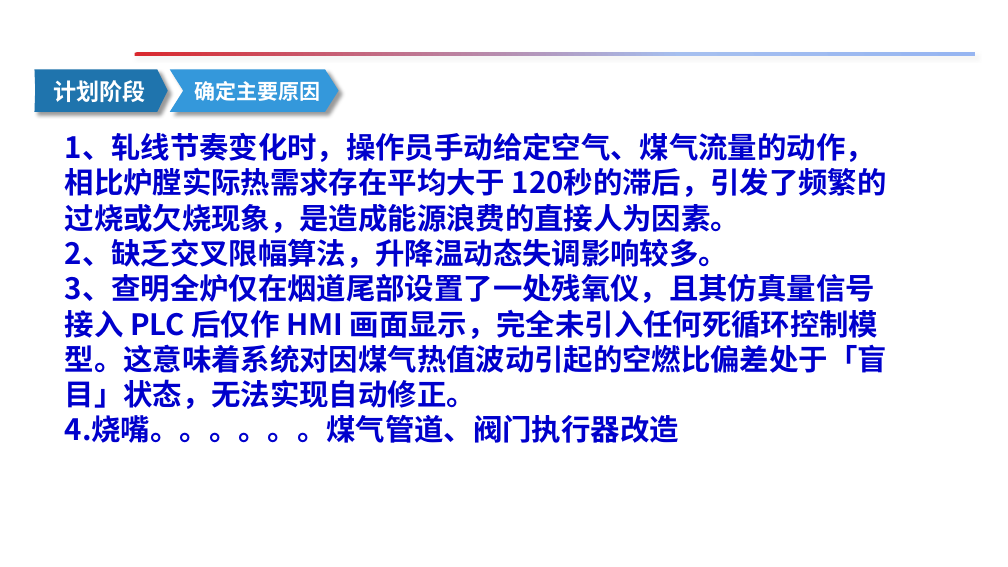
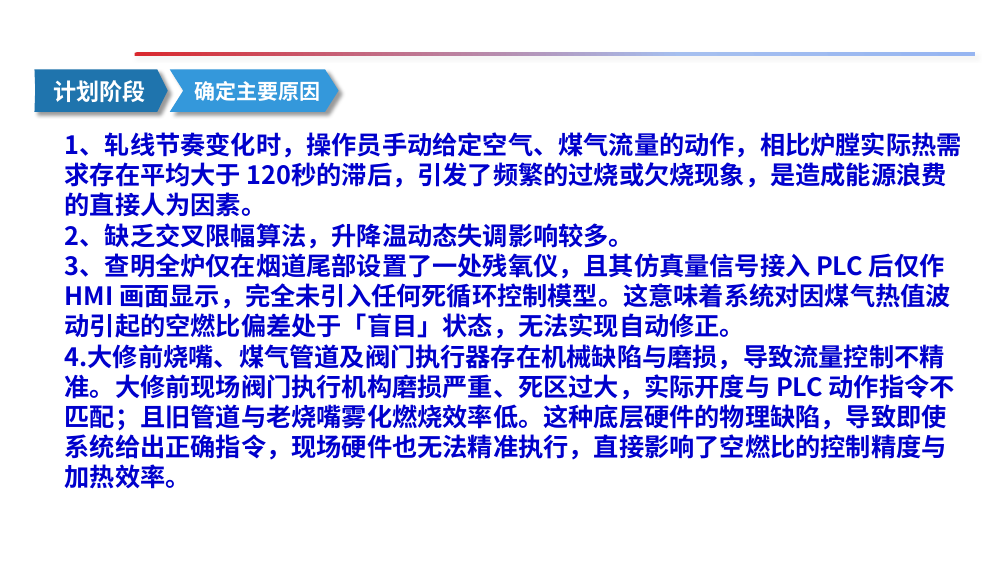
Before and after one commit to wfq1971/work_file, a slide deck: slide 9 of 提升二高Q195φ6产品成材率0619(2)(2).pptx. Drawn at 1008x567 pixels with LibreOffice and Linux fonts; fonts in the diff are those of the drawing. Boxes give left, top, right and bottom in pixels: in the first picture for what was removed or moved away, otherwise in the second. Text is boxed around its words. In the diff, an @@ line names an element or a change of style, - is before the commit and + after.

Commit message:
自动版本管理: 2026/07/10 15:49

```diff
--- a/提升二高Q195φ6产品成材率0619(2)(2).pptx
+++ b/提升二高Q195φ6产品成材率0619(2)(2).pptx
@@ text at [65, 132, 962, 339]: size 28 to 24 pt in "1、轧线节奏变化时，操作员手动给定空气、煤气流量的动作，相比炉膛实际热需求存在平均大于 120秒的滞后，引发了频繁的过烧 ...", "2、缺乏交叉限幅算法，升降温动态失调影响较多。", "3、查明全炉仅在烟道尾部设置了一处残氧仪，且其仿真量信号接入 PLC 后仅作 HMI 画面显示，完全未引入任何死循环控制 ..." @@
@@ text at [65, 344, 955, 489]: text changed; size 28 to 24 pt @@
-4.烧嘴。。。。。。煤气管道、阀门执行器改造
+4.大修前烧嘴、煤气管道及阀门执行器存在机械缺陷与磨损，导致流量控制不精准。大修前现场阀门执行机构磨损严重、死区过大，实际开度与 PLC 动作指令不匹配；且旧管道与老烧嘴雾化燃烧效率低。这种底层硬件的物理缺陷，导致即使系统给出正确指令，现场硬件也无法精准执行，直接影响了空燃比的控制精度与加热效率。
```
Also in this commit, not shown: 5 other slides changed.
